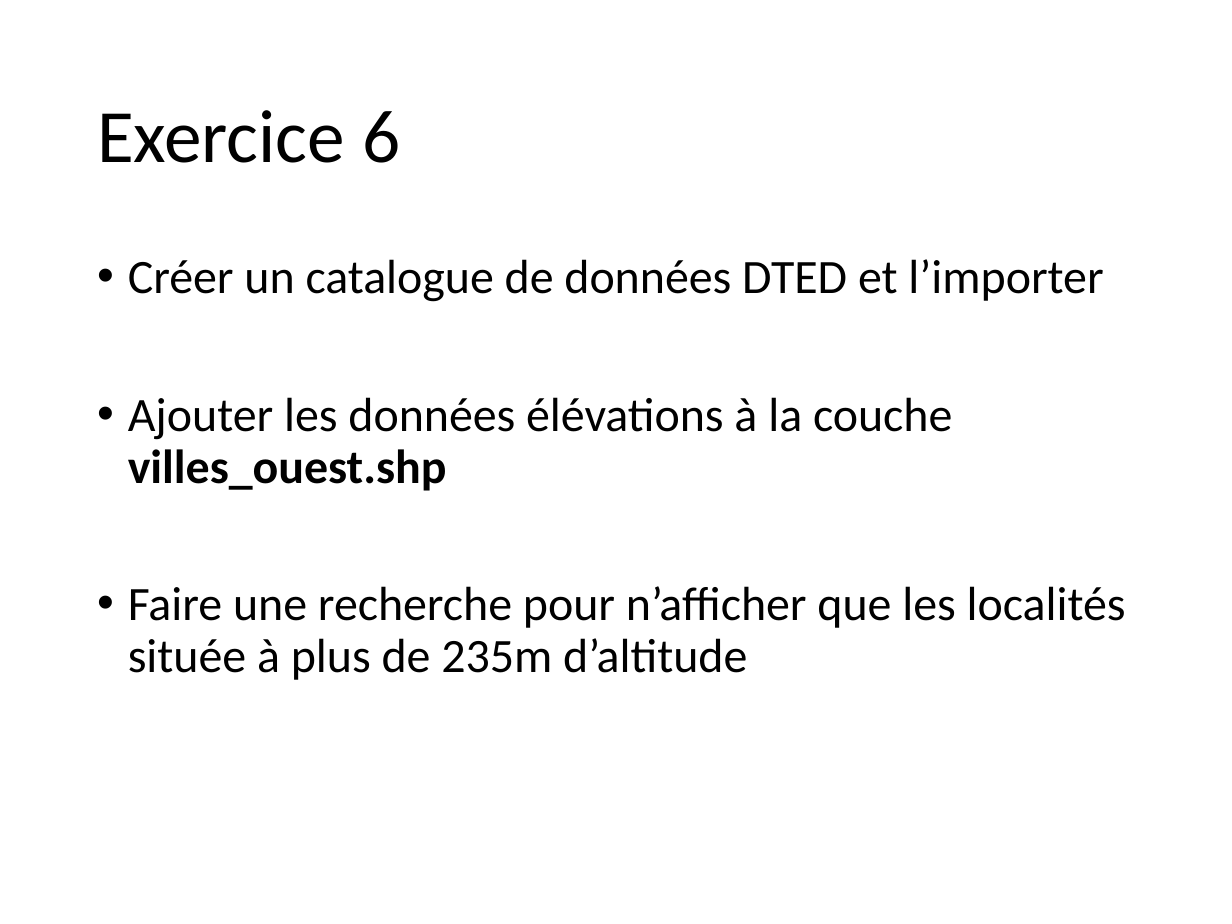
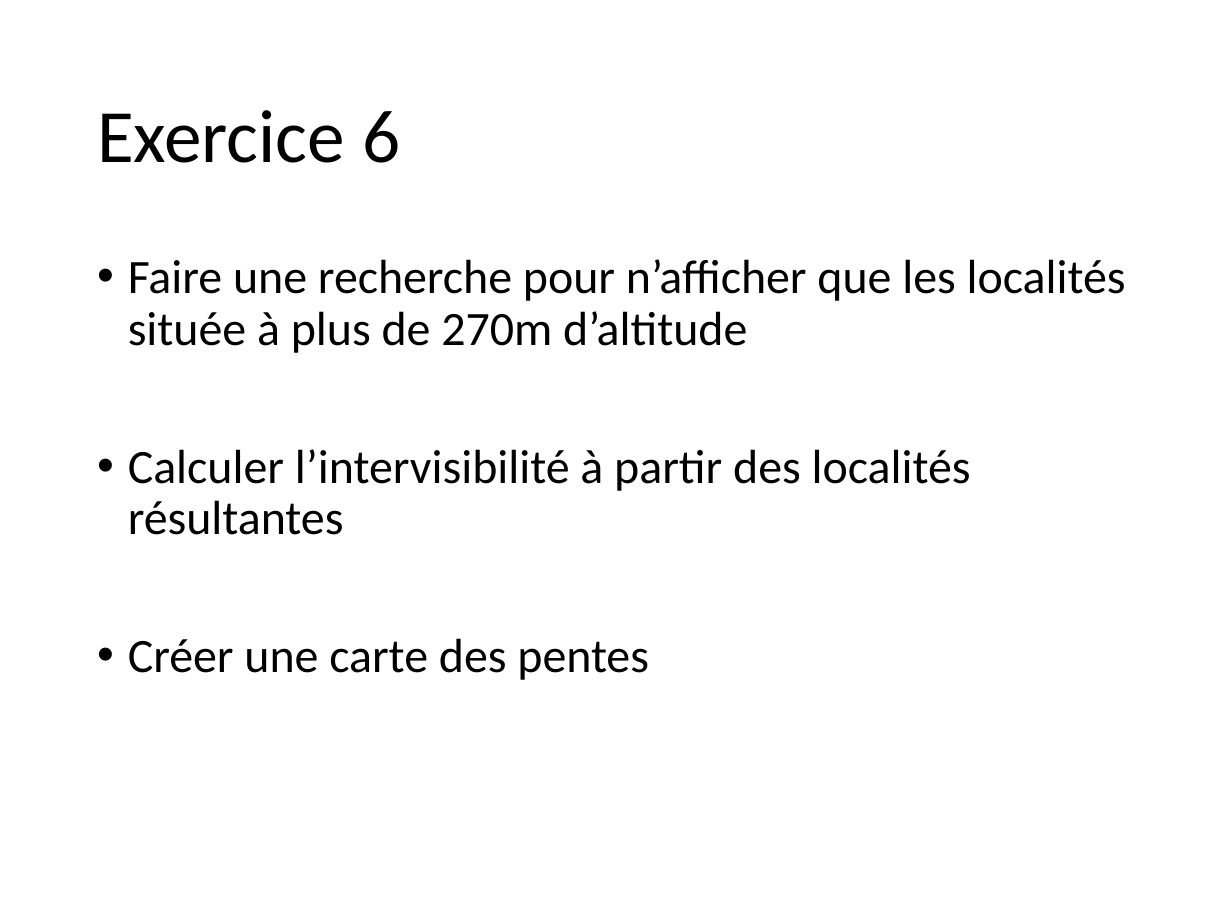
Before and after one commit to 20100dbg/OutilsGeo, a slide deck: slide 17 of cours/GM - Travaux pratiques.pptx (slide 18 before the commit). Drawn at 1232x924 pixels with LibreOffice and Linux fonts; fonts in the diff are those of the drawing; background and template pictures are left out. Boxes give left, top, right and bottom in pixels: in the first picture for what was removed or moved away, otherwise in the second. Text is boxed around its words. In the diff, an @@ line names an element or a change of style, - is before the commit and + after.

```diff
--- a/cours/GM - Travaux pratiques.pptx
+++ b/cours/GM - Travaux pratiques.pptx
@@ text at (x1=128, y1=259, x2=1126, y2=680): text changed @@
-• Créer un catalogue de données DTED et l’importer
-• Ajouter les données élévations à la couche villes_ouest.shp
-• Faire une recherche pour n’afficher que les localités située à plus de 235m d’altitude
+• Faire une recherche pour n’afficher que les localités située à plus de 270m d’altitude
+• Calculer l’intervisibilité à partir des localités résultantes
+• Créer une carte des pentes
```
Also in this commit, not shown: 15 other slides changed, 3 slides added, 6 slides removed, 4 other files.
